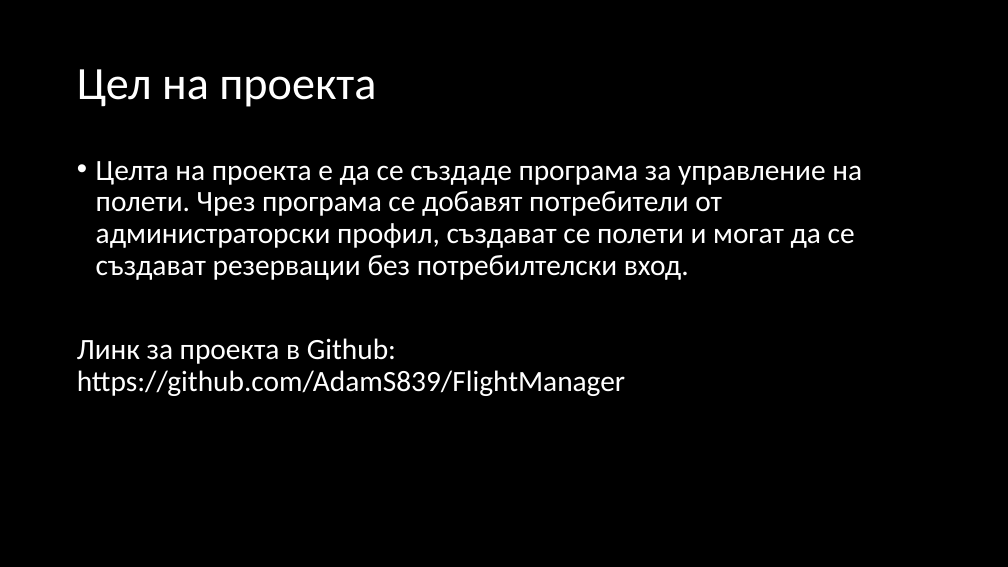
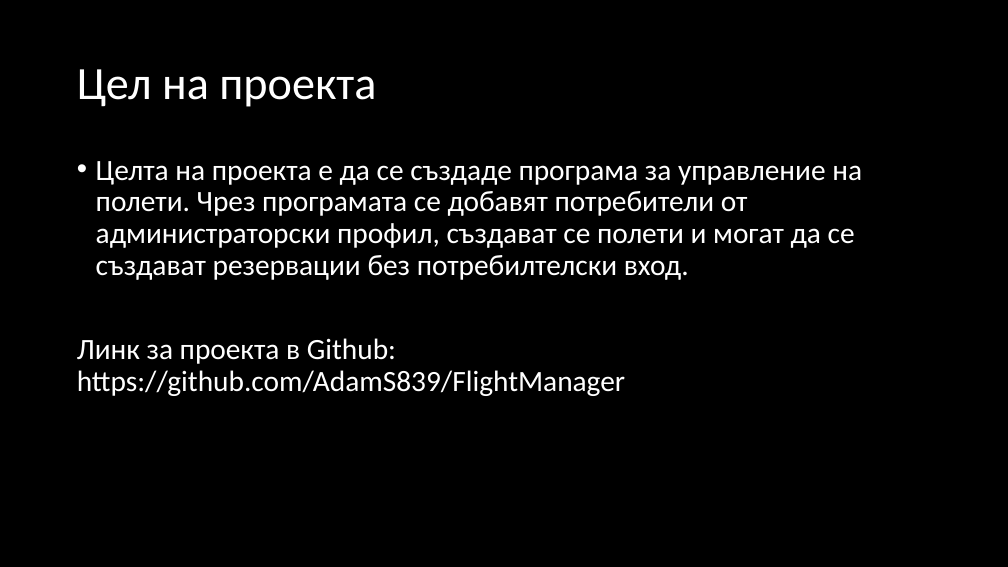
Before and after one commit to AdamS839/FlightManager, a slide deck: slide 2 of Презентация за проект Flight Manager.pptx. Drawn at 1008x567 pixels with LibreOffice and Linux fonts; fonts in the diff are those of the drawing. Boxes give left, top, right and bottom in pixels: in the first picture for what was removed or moved away, otherwise in the second. Text is boxed around its words. In the diff, an @@ line names an element or a change of style, - is before the commit and + after.

Commit message:
12

```diff
--- a/Презентация за проект Flight Manager.pptx
+++ b/Презентация за проект Flight Manager.pptx
@@ text at [96,161,862,280]: text changed @@
-• Целта на проекта е да се създаде програма за управление на полети. Чрез програма се добавят потребители от администраторски профил, създават се полети и могат да се създават резервации без потребилтелски вход.
+• Целта на проекта е да се създаде програма за управление на полети. Чрез програмата се добавят потребители от администраторски профил, създават се полети и могат да се създават резервации без потребилтелски вход.
```
Also in this commit, not shown: 2 other slides changed.
